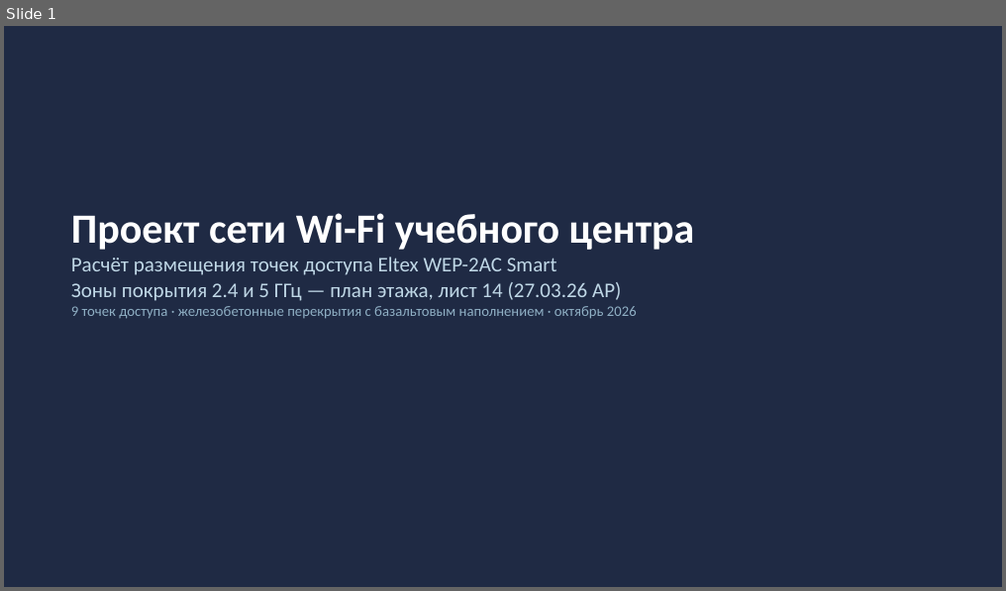
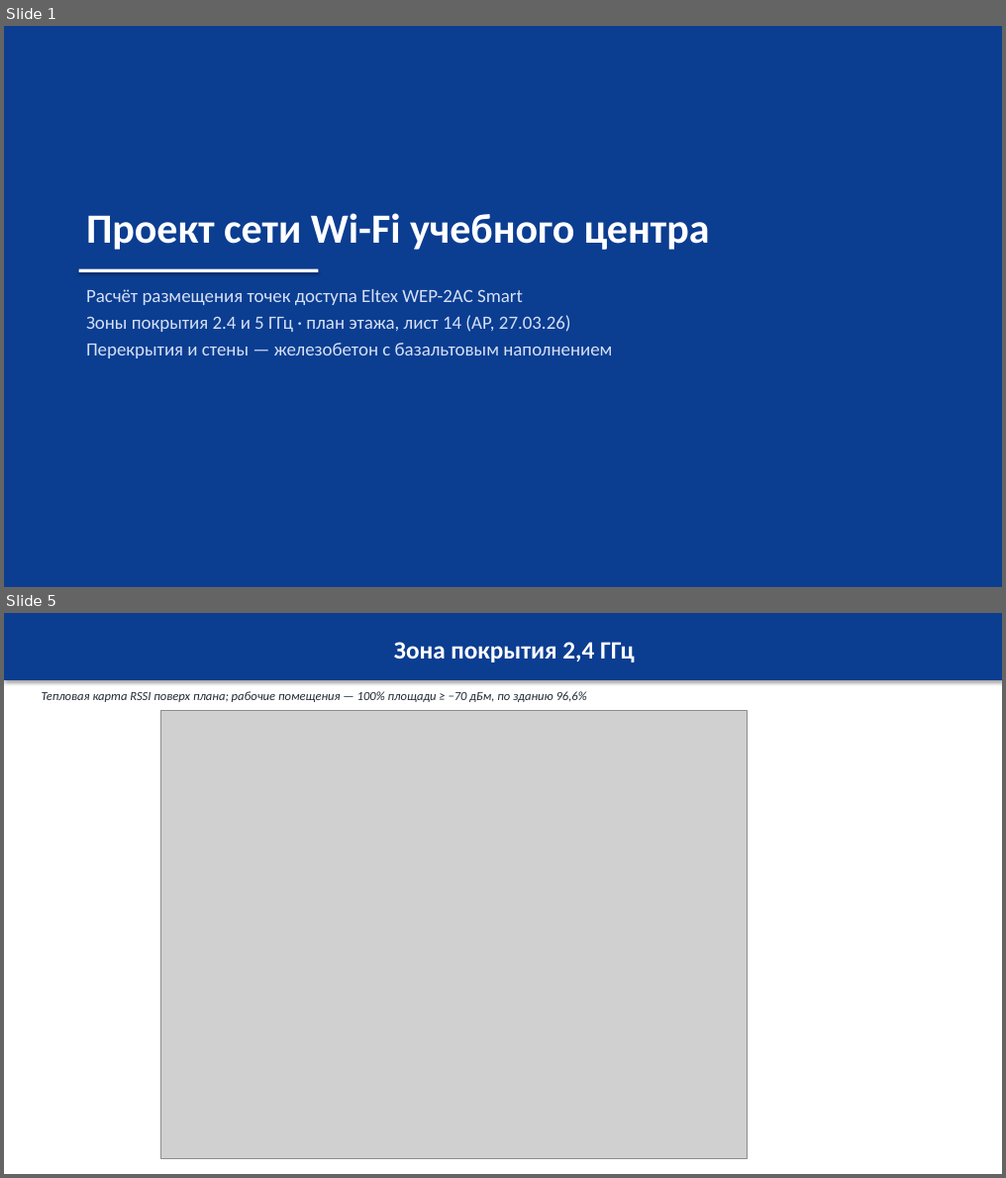
Before and after one commit to vertikalnii/preza, a slide deck: out/WiFi_Eltex_WEP-2AC_план_лист14.pptx. Shown one above the other, each under a label of ours: slide 1 before the commit, slides 1 and 5 after it; the slides between them are not shown. The pictures are 1006x591 and 1006x1178 pixels, drawn with LibreOffice and Linux fonts; fonts in the diff are those of the drawing; grey boxes stand for pictures. Boxes give left, top, right and bottom in pixels: in the first picture for what was removed or moved away, otherwise in the second. Text is boxed around its words. In the diff, an @@ line names an element or a change of style, - is before the commit and + after.

```diff
--- a/out/WiFi_Eltex_WEP-2AC_план_лист14.pptx
+++ b/out/WiFi_Eltex_WEP-2AC_план_лист14.pptx
@@ slide 5 added at <box>4,613,1002,1174</box>, background #FFFFFF @@
@@ rectangle added at <box>4,613,1002,680</box>, fill #0B3D91, 24 pt, text #FFFFFF, bold @@
+Зона покрытия 2,4 ГГц
@@ text added at <box>42,691,587,702</box>, 12 pt, text #222A35, italic @@
+Тепловая карта RSSI поверх плана; рабочие помещения — 100% площади ≥ −70 дБм, по зданию 96,6%
@@ picture added at <box>161,710,747,1159</box> @@
@@ slide 1 changed as well @@
@@ rectangle at <box>4,26,1002,587</box>: fill #1F2A44 to #0B3D91 @@
@@ text "Проект сети Wi-Fi учебного центра": place and size @@
-text "Проект сети Wi-Fi учебного центра" at <box>71,213,695,319</box>
+text "Проект сети Wi-Fi учебного центра" at <box>86,213,710,250</box>
@@ text "Проект сети Wi-Fi учебного центра" at <box>86,213,710,250</box>: more space between paragraphs @@
@@ text at <box>71,257,637,319</box>: paragraphs removed @@
-Расчёт размещения точек доступа Eltex WEP-2AC Smart
-Зоны покрытия 2.4 и 5 ГГц — план этажа, лист 14 (27.03.26 АР)
-9 точек доступа · железобетонные перекрытия с базальтовым наполнением · октябрь 2026
@@ rectangle added at <box>79,270,319,273</box>, fill #FFFFFF @@
@@ text added at <box>86,289,612,359</box>, 18 pt, text #D5E0F5 @@
+Расчёт размещения точек доступа Eltex WEP-2AC Smart
+Зоны покрытия 2.4 и 5 ГГц · план этажа, лист 14 (АР, 27.03.26)
+Перекрытия и стены — железобетон с базальтовым наполнением
```
Also in this commit, not shown: 7 other slides added, 7 slides removed, 11 other files.
